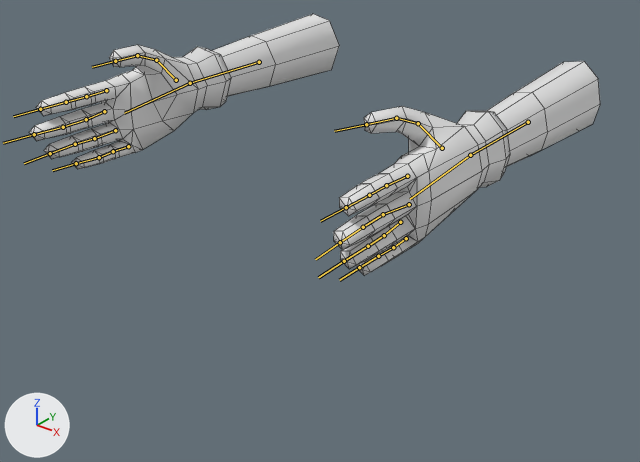
The FBX model JAM2021/Assets/Models/LaJamHand.fbx, before and after one commit.
Before and after are seen from a 50 mm lens placed at (1.41, -1.532, 1.066), pointed at (0.006, 0.223, -0.022). Arrows for +X, +Y and +Z are at lower left; the lights stay in place. The bones that bend it are drawn over the model as lines. Mesh edges are drawn as thin lines.

Objects in the first picture: 'Hands'.
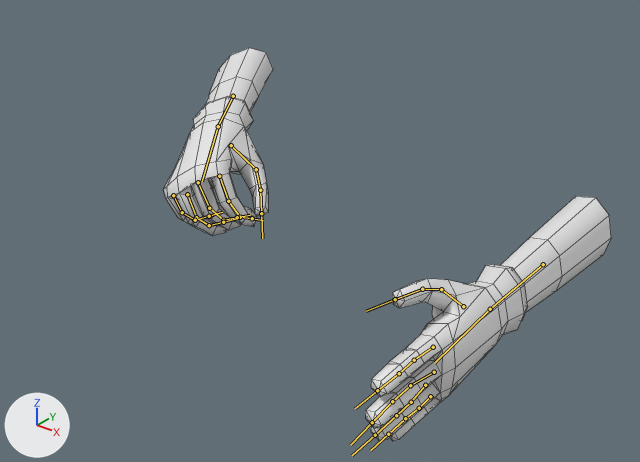
The newer file adds an action. The first version stands in its rest pose; the second is drawn at frame 28 of the action 'metarig|WeaponEquip'.

Diff of the bpy script that builds the scene:
```diff
--- a/JAM2021/Assets/Models/LaJamHand.fbx.py
+++ b/JAM2021/Assets/Models/LaJamHand.fbx.py
@@ bone_forearm_l @@
 bone_forearm_l = bpy.data.objects['metarig'].pose.bones['forearm.L']
-bone_forearm_l.location = (0.0, 0.0, 0.0)
+bone_forearm_l.location = (-0.1, 0.002, -0.382)
@@ bone_forearm_r @@
 bone_forearm_r = bpy.data.objects['metarig'].pose.bones['forearm.R']
-bone_forearm_r.location = (0.0, 0.0, 0.0)
-bone_forearm_r.rotation_quaternion = (1.0, 0.0, 0.0, 0.0)  # degrees (0, 0, 0)
+bone_forearm_r.location = (0.085, 0.04, -0.115)
+bone_forearm_r.rotation_quaternion = (0.837, 0.135, -0.454, 0.274)  # degrees (-2, -56, 38)
@@ bone_hand_r @@
 bone_hand_r = bpy.data.objects['metarig'].pose.bones['hand.R']  # child of 'forearm.R'
-bone_hand_r.rotation_quaternion = (1.0, 0.0, 0.0, 0.0)  # degrees (0, 0, 0)
+bone_hand_r.rotation_quaternion = (0.992, -0.005, -0.063, 0.111)  # degrees (-1, -7, 13)
@@ bone_f_index_01_r @@
 bone_f_index_01_r = bpy.data.objects['metarig'].pose.bones['f_index.01.R']  # child of 'hand.R'
-bone_f_index_01_r.rotation_quaternion = (1.0, 0.0, 0.0, 0.0)  # degrees (0, 0, 0)
+bone_f_index_01_r.rotation_quaternion = (0.897, 0.435, -0.073, 0.033)  # degrees (52, -9, 0)
@@ bone_f_index_02_r @@
 bone_f_index_02_r = bpy.data.objects['metarig'].pose.bones['f_index.02.R']  # child of 'f_index.01.R'
-bone_f_index_02_r.rotation_quaternion = (1.0, 0.0, 0.0, 0.0)  # degrees (0, 0, 0)
+bone_f_index_02_r.rotation_quaternion = (0.932, 0.359, 0.04, -0.021)  # degrees (42, 5, -1)
@@ bone_f_index_03_r @@
 bone_f_index_03_r = bpy.data.objects['metarig'].pose.bones['f_index.03.R']  # child of 'f_index.02.R'
-bone_f_index_03_r.rotation_quaternion = (1.0, 0.0, 0.0, 0.0)  # degrees (0, 0, 0)
+bone_f_index_03_r.rotation_quaternion = (0.938, 0.346, 0.016, 0.007)  # degrees (41, 1, 1)
@@ bone_thumb_01_r @@
 bone_thumb_01_r = bpy.data.objects['metarig'].pose.bones['thumb.01.R']  # child of 'hand.R'
-bone_thumb_01_r.rotation_quaternion = (1.0, 0.0, 0.0, 0.0)  # degrees (0, 0, 0)
+bone_thumb_01_r.rotation_quaternion = (0.977, 0.126, 0.004, -0.17)  # degrees (14, 3, -19)
@@ bone_thumb_02_r @@
 bone_thumb_02_r = bpy.data.objects['metarig'].pose.bones['thumb.02.R']  # child of 'thumb.01.R'
-bone_thumb_02_r.rotation_quaternion = (1.0, 0.0, 0.0, 0.0)  # degrees (0, 0, 0)
+bone_thumb_02_r.rotation_quaternion = (0.989, 0.041, 0.122, 0.075)  # degrees (6, 14, 9)
@@ bone_thumb_03_r @@
 bone_thumb_03_r = bpy.data.objects['metarig'].pose.bones['thumb.03.R']  # child of 'thumb.02.R'
-bone_thumb_03_r.rotation_quaternion = (1.0, 0.0, 0.0, 0.0)  # degrees (0, 0, 0)
+bone_thumb_03_r.rotation_quaternion = (0.966, -0.115, 0.216, 0.084)  # degrees (-12, 26, 7)
@@ bone_f_middle_01_r @@
 bone_f_middle_01_r = bpy.data.objects['metarig'].pose.bones['f_middle.01.R']  # child of 'hand.R'
-bone_f_middle_01_r.rotation_quaternion = (1.0, 0.0, 0.0, 0.0)  # degrees (0, 0, 0)
+bone_f_middle_01_r.rotation_quaternion = (0.878, 0.478, -0.006, 0.029)  # degrees (57, -2, 3)
@@ bone_f_middle_02_r @@
 bone_f_middle_02_r = bpy.data.objects['metarig'].pose.bones['f_middle.02.R']  # child of 'f_middle.01.R'
-bone_f_middle_02_r.rotation_quaternion = (1.0, 0.0, 0.0, 0.0)  # degrees (0, 0, 0)
+bone_f_middle_02_r.rotation_quaternion = (0.896, 0.444, 0.0, -0.001)  # degrees (53, 0, 0)
@@ bone_f_middle_03_r @@
 bone_f_middle_03_r = bpy.data.objects['metarig'].pose.bones['f_middle.03.R']  # child of 'f_middle.02.R'
-bone_f_middle_03_r.rotation_quaternion = (1.0, 0.0, 0.0, 0.0)  # degrees (0, 0, 0)
+bone_f_middle_03_r.rotation_quaternion = (0.948, 0.317, 0.0, 0.0)  # degrees (37, 0, 0)
@@ bone_f_ring_01_r @@
 bone_f_ring_01_r = bpy.data.objects['metarig'].pose.bones['f_ring.01.R']  # child of 'hand.R'
-bone_f_ring_01_r.rotation_quaternion = (1.0, 0.0, 0.0, 0.0)  # degrees (0, 0, 0)
+bone_f_ring_01_r.rotation_quaternion = (0.817, 0.571, 0.019, 0.072)  # degrees (70, -3, 8)
@@ bone_f_ring_02_r @@
 bone_f_ring_02_r = bpy.data.objects['metarig'].pose.bones['f_ring.02.R']  # child of 'f_ring.01.R'
-bone_f_ring_02_r.rotation_quaternion = (1.0, 0.0, 0.0, 0.0)  # degrees (0, 0, 0)
+bone_f_ring_02_r.rotation_quaternion = (0.914, 0.406, 0.0, 0.0)  # degrees (48, 0, 0)
@@ bone_f_ring_03_r @@
 bone_f_ring_03_r = bpy.data.objects['metarig'].pose.bones['f_ring.03.R']  # child of 'f_ring.02.R'
-bone_f_ring_03_r.rotation_quaternion = (1.0, 0.0, 0.0, 0.0)  # degrees (0, 0, 0)
+bone_f_ring_03_r.rotation_quaternion = (0.977, 0.212, 0.0, 0.0)  # degrees (24, 0, 0)
@@ bone_f_pinky_01_r @@
 bone_f_pinky_01_r = bpy.data.objects['metarig'].pose.bones['f_pinky.01.R']  # child of 'hand.R'
-bone_f_pinky_01_r.rotation_quaternion = (1.0, 0.0, 0.0, 0.0)  # degrees (0, 0, 0)
+bone_f_pinky_01_r.rotation_quaternion = (0.844, 0.529, 0.063, 0.063)  # degrees (64, 2, 10)
@@ bone_f_pinky_02_r @@
 bone_f_pinky_02_r = bpy.data.objects['metarig'].pose.bones['f_pinky.02.R']  # child of 'f_pinky.01.R'
-bone_f_pinky_02_r.rotation_quaternion = (1.0, 0.0, 0.0, 0.0)  # degrees (0, 0, 0)
+bone_f_pinky_02_r.rotation_quaternion = (0.938, 0.347, 0.0, 0.0)  # degrees (41, 0, 0)
@@ bone_f_pinky_03_r @@
 bone_f_pinky_03_r = bpy.data.objects['metarig'].pose.bones['f_pinky.03.R']  # child of 'f_pinky.02.R'
-bone_f_pinky_03_r.rotation_quaternion = (1.0, 0.0, 0.0, 0.0)  # degrees (0, 0, 0)
+bone_f_pinky_03_r.rotation_quaternion = (0.938, 0.347, 0.0, 0.0)  # degrees (41, 0, 0)
```

Changed parts and their boxes [x1, y1, x2, y2] in the pictures (640 x 462 px):
'Hands', posed (22% narrower, 50% taller)
    before: [29, 14, 600, 276]
    after: [163, 48, 611, 442]
bone 'forearm.L', root to tip
    before: (528, 122) to (470, 155)
    after: (543, 264) to (490, 309)
bone 'forearm.R', root to tip
    before: (259, 62) to (190, 83)
    after: (233, 96) to (218, 126)
bone 'hand.R', root to tip
    before: (190, 83) to (124, 113)
    after: (218, 126) to (202, 181)
bone 'f_index.01.R', root to tip
    before: (106, 90) to (86, 96)
    after: (219, 176) to (228, 201)
bone 'f_index.02.R', root to tip
    before: (86, 96) to (66, 102)
    after: (228, 201) to (240, 217)
bone 'f_index.03.R', root to tip
    before: (66, 102) to (40, 109)
    after: (240, 217) to (252, 218)
bone 'thumb.01.R', root to tip
    before: (176, 80) to (156, 60)
    after: (231, 145) to (256, 169)
bone 'thumb.02.R', root to tip
    before: (156, 60) to (137, 55)
    after: (256, 169) to (260, 190)
bone 'thumb.03.R', root to tip
    before: (137, 55) to (115, 61)
    after: (260, 190) to (261, 213)
bone 'f_middle.01.R', root to tip
    before: (104, 111) to (86, 119)
    after: (198, 182) to (209, 208)
bone 'f_middle.02.R', root to tip
    before: (86, 119) to (63, 127)
    after: (209, 208) to (223, 220)
bone 'f_middle.03.R', root to tip
    before: (63, 127) to (34, 134)
    after: (223, 220) to (237, 217)
bone 'f_ring.01.R', root to tip
    before: (115, 130) to (94, 138)
    after: (187, 194) to (196, 217)
bone 'f_ring.02.R', root to tip
    before: (94, 138) to (75, 144)
    after: (196, 217) to (209, 225)
bone 'f_ring.03.R', root to tip
    before: (75, 144) to (50, 153)
    after: (209, 225) to (223, 222)
bone 'f_pinky.01.R', root to tip
    before: (128, 146) to (113, 151)
    after: (173, 195) to (182, 212)
bone 'f_pinky.02.R', root to tip
    before: (113, 151) to (99, 157)
    after: (182, 212) to (195, 220)
bone 'f_pinky.03.R', root to tip
    before: (99, 157) to (76, 163)
    after: (195, 220) to (209, 216)
